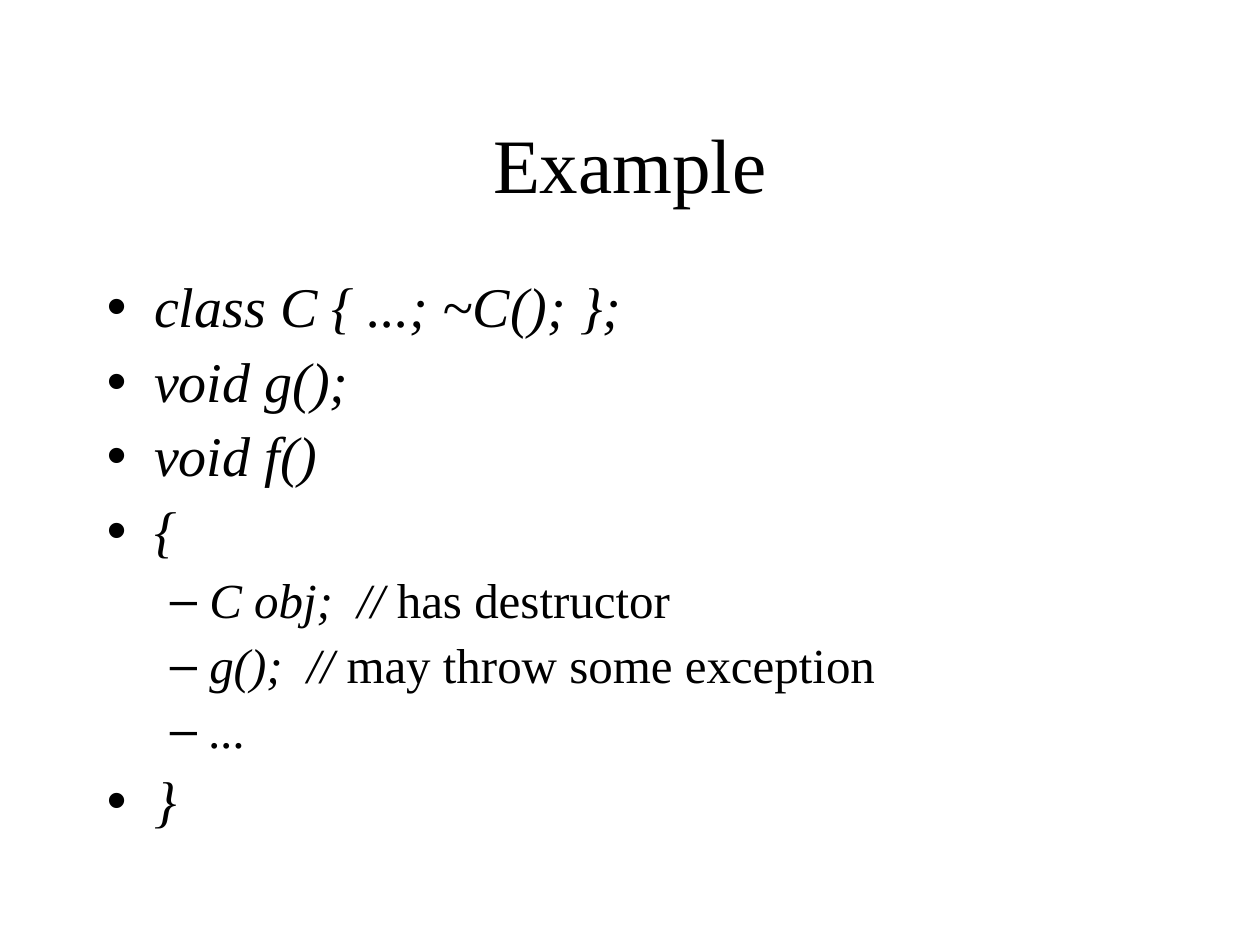
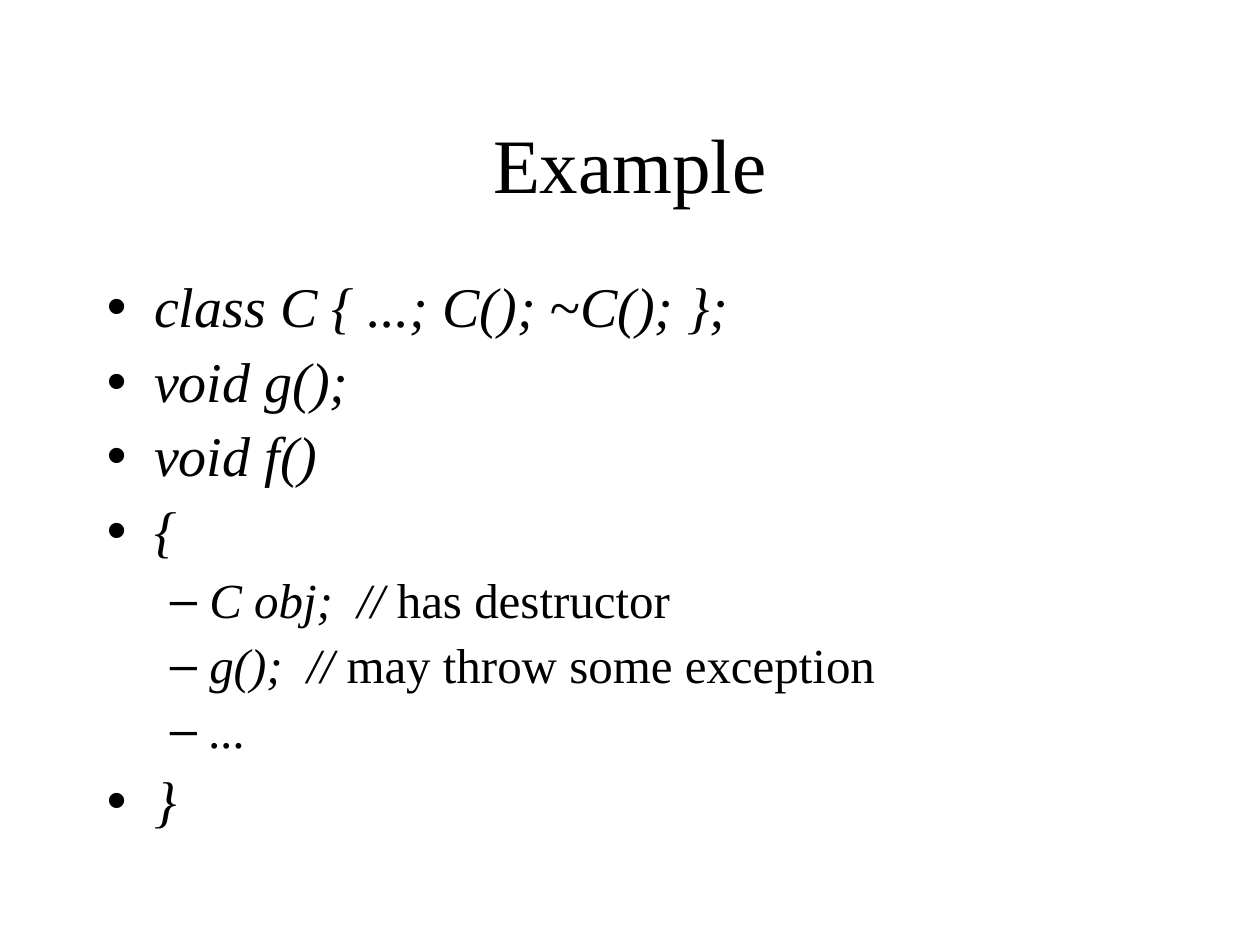
Before and after one commit to KeiHasegawa/cxx_doc, a slide deck: slide 2 of 25_exception_destructor_e.ppt. Drawn at 1260x945 pixels with LibreOffice and Linux fonts; fonts in the diff are those of the drawing. Boxes give left, top, right and bottom in pixels: in the first picture for what was removed or moved away, otherwise in the second. Text is boxed around its words. In the diff, an @@ line names an element or a change of style, - is before the commit and + after.

```diff
--- a/25_exception_destructor_e.ppt
+++ b/25_exception_destructor_e.ppt
@@ text at [154,288,674,338]: text changed @@
-• class C { ...; ~C(); };
+• class C { ...; C(); ~C(); };
```
Also in this commit, not shown: 2 other slides changed, 1 other file.
